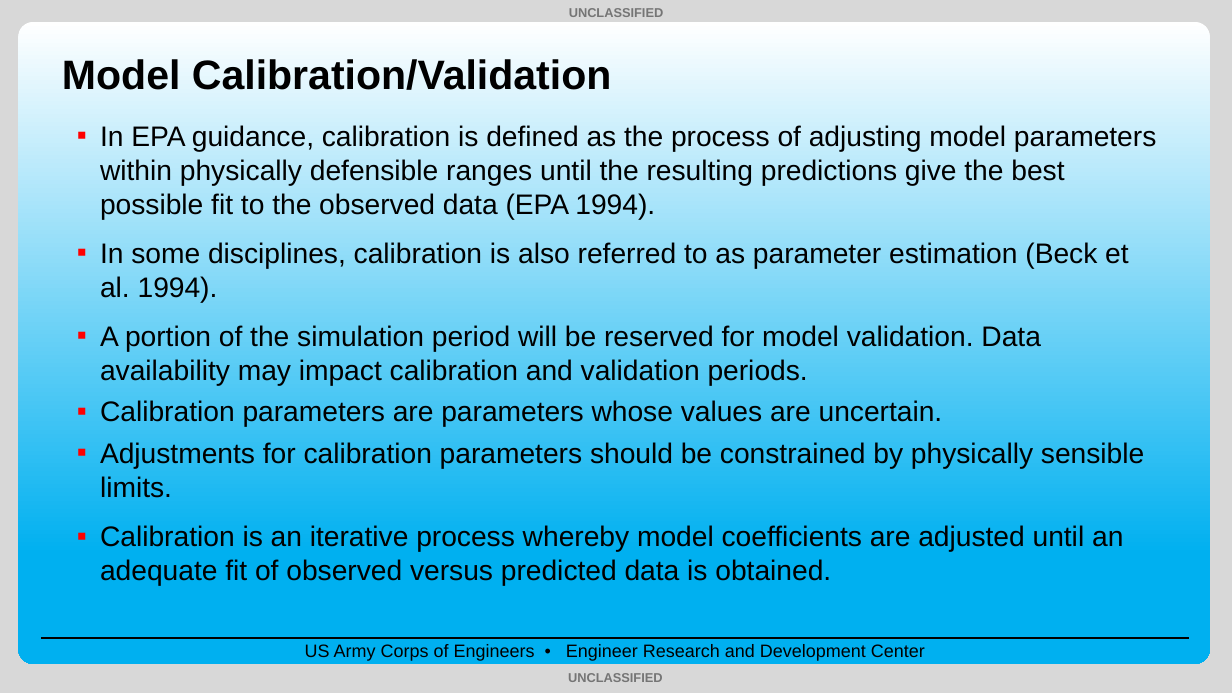
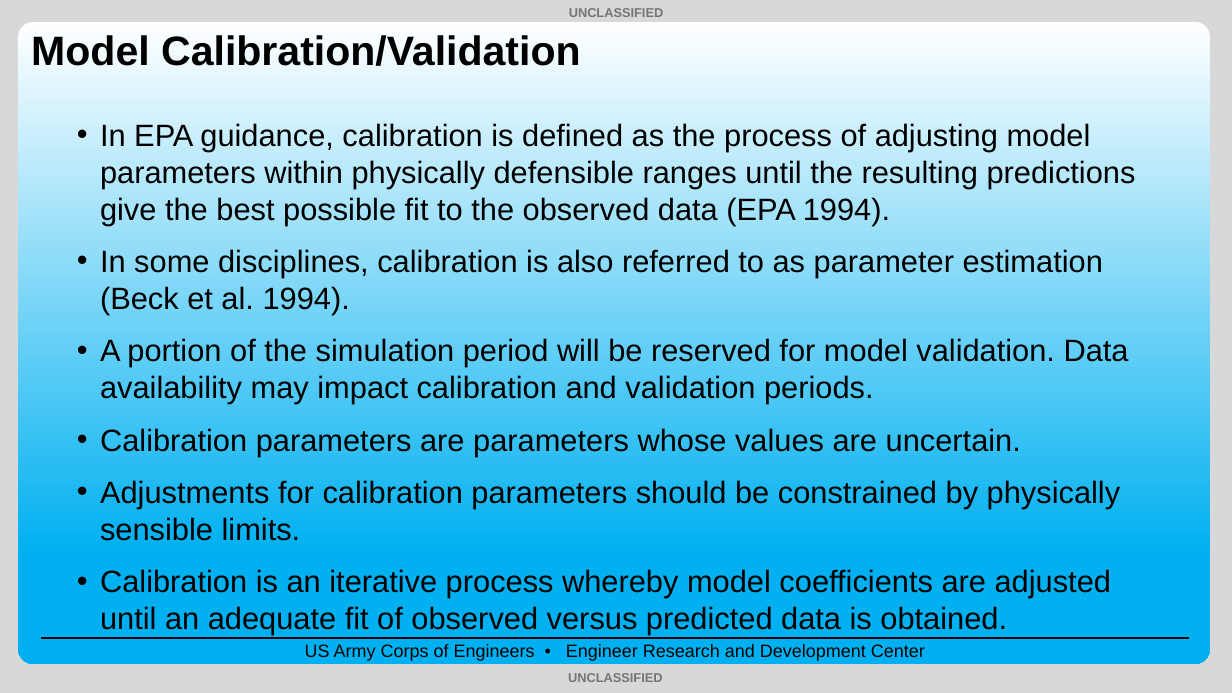
Before and after one commit to EcohydrologyTeam/CE-QUAL-W2-Workshop-2025, a slide deck: slide 3 of Lectures/2.08_Lecture_Calibration_and_Validation_Sep2025_TS.pptx. Drawn at 1232x693 pixels with LibreOffice and Linux fonts; fonts in the diff are those of the drawing; background and template pictures are left out. Boxes give left, top, right and bottom in pixels: in the first picture for what was removed or moved away, otherwise in the second. Text is boxed around its words. In the diff, an @@ line names an element or a change of style, - is before the commit and + after.

```diff
--- a/Lectures/2.08_Lecture_Calibration_and_Validation_Sep2025_TS.pptx
+++ b/Lectures/2.08_Lecture_Calibration_and_Validation_Sep2025_TS.pptx
@@ title "Model Calibration/Validation": place and size @@
-title "Model Calibration/Validation" at [62, 59, 612, 90]
+title "Model Calibration/Validation" at [31, 35, 581, 66]
@@ text "In EPA guidance, calibration is ..." at [100, 123, 1136, 635]: size 22 to 24 pt; bullet ▪ to •; more space between paragraphs @@
```
Also in this commit, not shown: 22 other slides changed, 8 other files.
